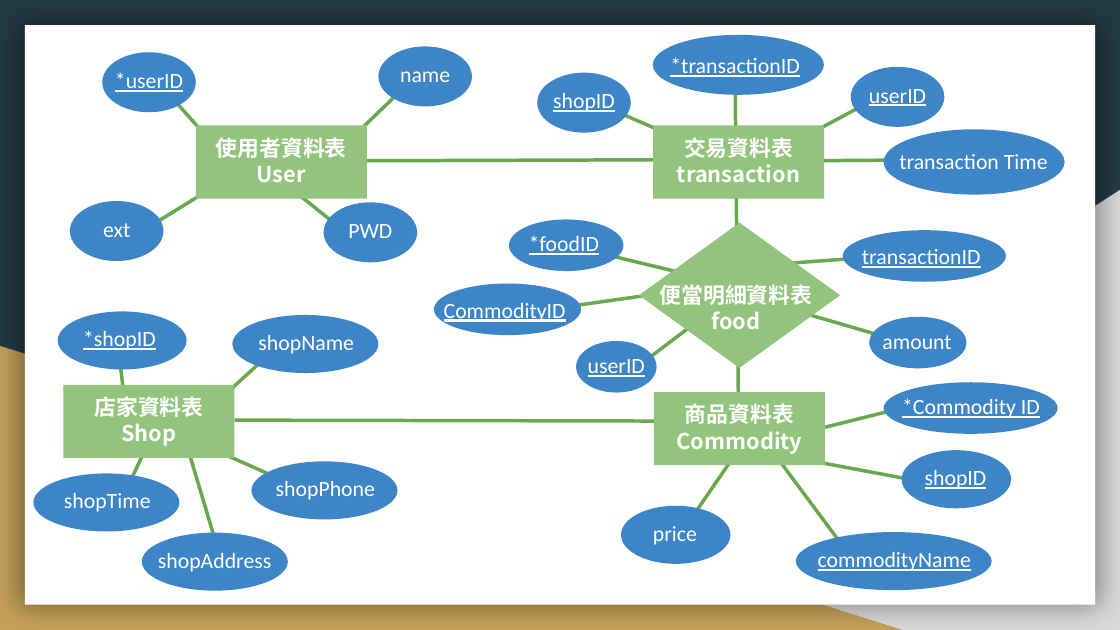
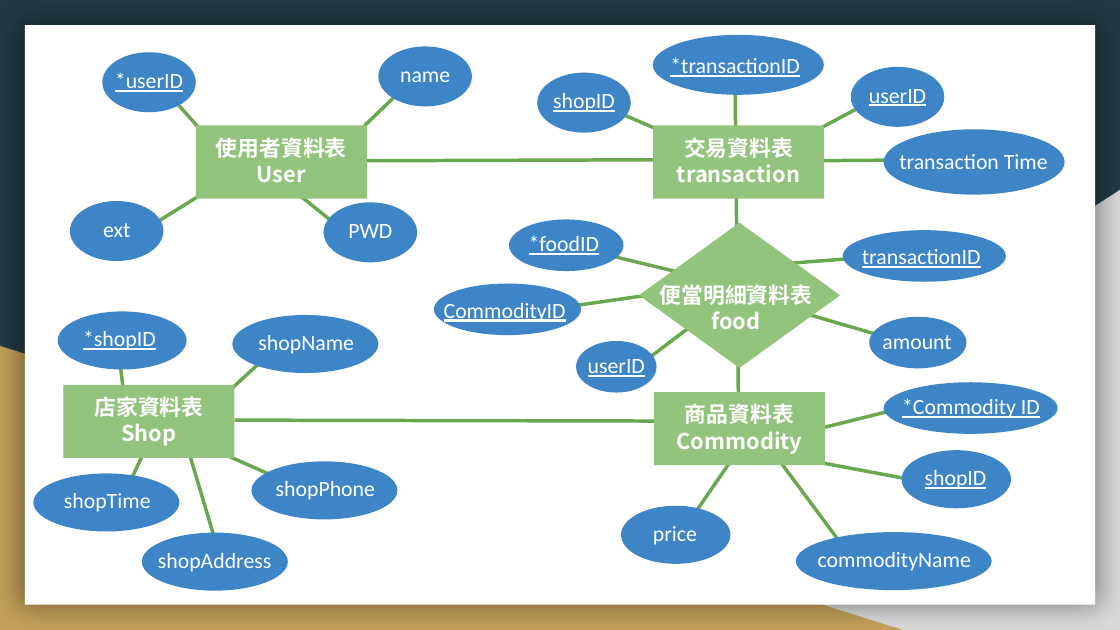
Before and after one commit to hugo90082/20190722, a slide deck: slide 2 of SQL Class/pada eat.pptx. Drawn at 1120x630 pixels with LibreOffice and Linux fonts; fonts in the diff are those of the drawing. Boxes give left, top, right and bottom in pixels: in the first picture for what was removed or moved away, otherwise in the second. Text is boxed around its words. In the diff, an @@ line names an element or a change of style, - is before the commit and + after.

Commit message:
0415

```diff
--- a/SQL Class/pada eat.pptx
+++ b/SQL Class/pada eat.pptx
@@ text "commodityName" at <box>818,552,971,571</box>: underline off @@
```
